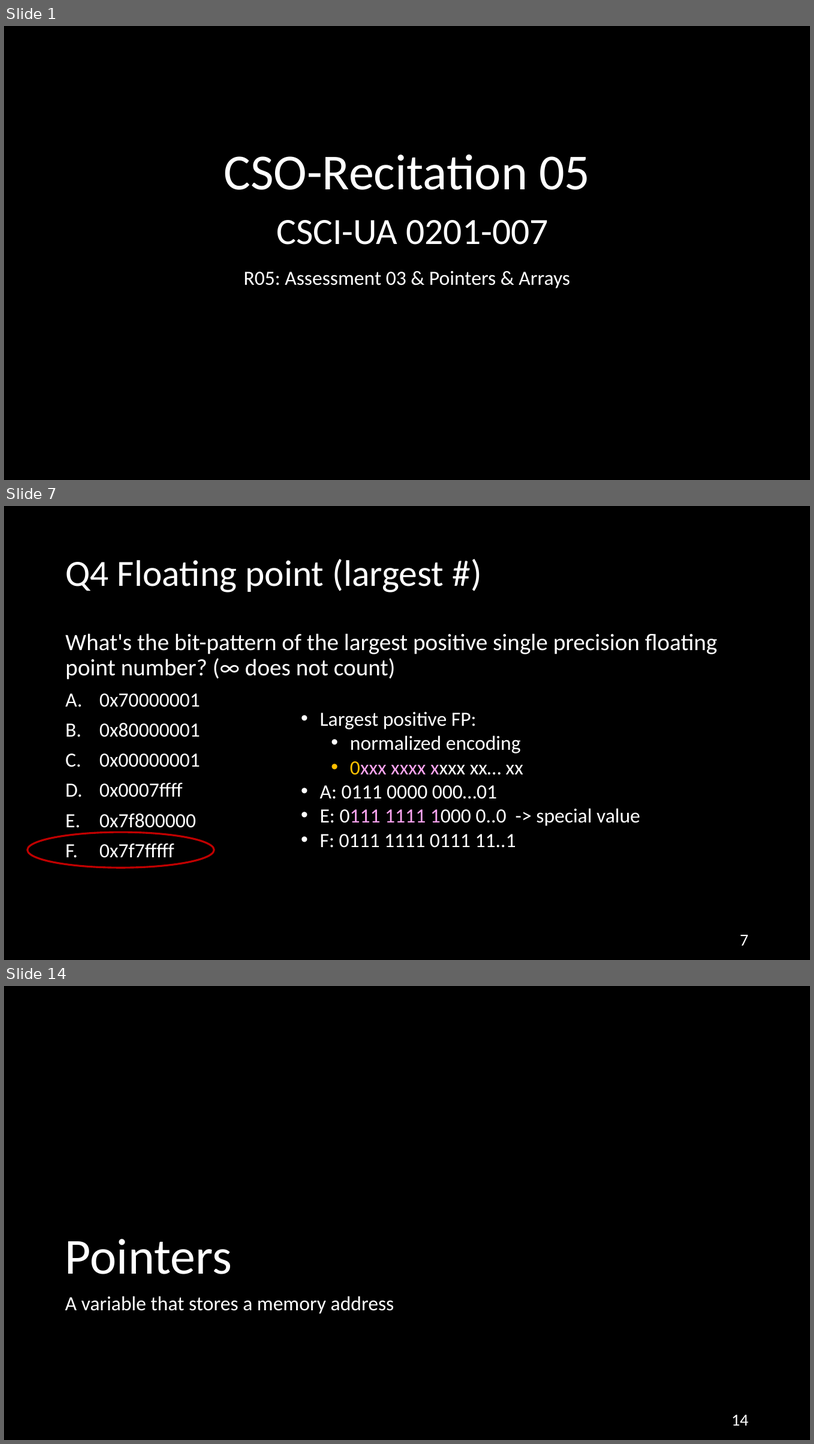
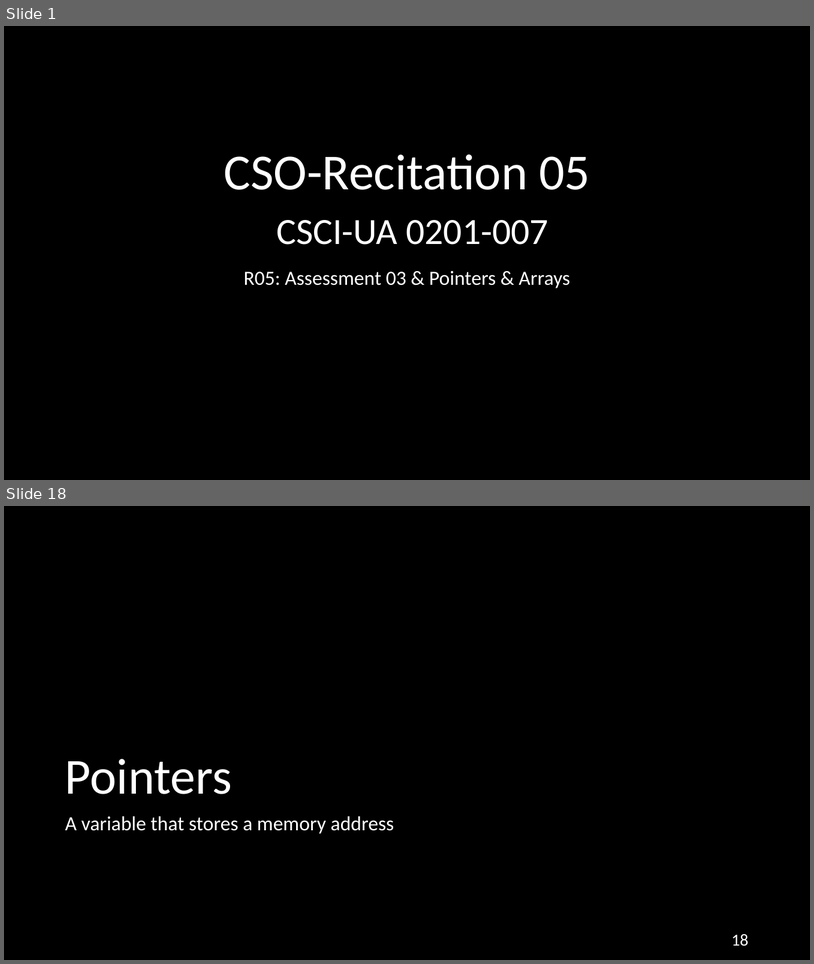
Before and after one commit to NYU-CSO/nyu-cso.github.io, a slide deck: rec-notes/r05.pptx. Shown one above the other, each under a label of ours: slides 1, 7 and 14 before the commit, slides 1 and 18 after it; the slides between them are not shown. The pictures are 814x1444 and 814x964 pixels, drawn with LibreOffice and Linux fonts; fonts in the diff are those of the drawing. Boxes give left, top, right and bottom in pixels: in the first picture for what was removed or moved away, otherwise in the second. Text is boxed around its words. In the diff, an @@ line names an element or a change of style, - is before the commit and + after.

```diff
--- a/rec-notes/r05.pptx
+++ b/rec-notes/r05.pptx
@@ slide 7 removed at (x1=4, y1=506, x2=810, y2=960), background #000000 @@
@@ title removed at (x1=65, y1=559, x2=444, y2=592) @@
-Q4 Floating point (largest #)
@@ text removed at (x1=65, y1=633, x2=718, y2=858) @@
-What's the bit-pattern of the largest positive single precision floating point number? (∞ does not count)
-A. 0x70000001
-B. 0x80000001
-C. 0x00000001
-D. 0x0007ffff
-E. 0x7f800000
-F. 0x7f7fffff
@@ text removed at (x1=320, y1=712, x2=641, y2=847) @@
-• Largest positive FP:
-  • normalized encoding
-  • 0xxx xxxx xxxx xx… xx
-• A: 0111 0000 000…01
-• E: 0111 1111 1000 0..0 -> special value
-• F: 0111 1111 0111 11..1
@@ ellipse removed at (x1=27, y1=832, x2=215, y2=868) @@
@@ page number removed at (x1=740, y1=934, x2=749, y2=945) @@
-7
@@ what was slide 14 is now slide 18 @@
@@ page number at (x1=732, y1=934, x2=749, y2=946): text changed @@
-14
+18
```
Also in this commit, not shown: 6 slides changed, 14 slides added, 9 other slides removed, 1 other file.
